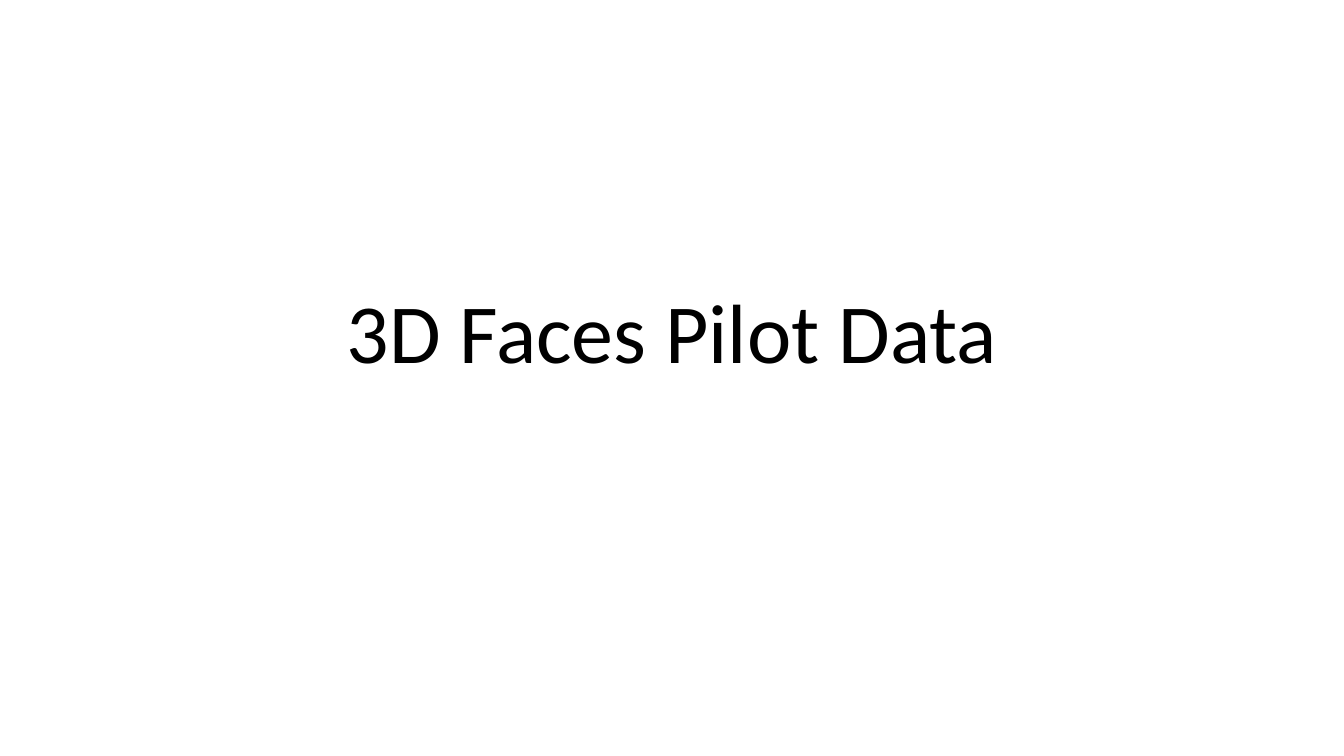
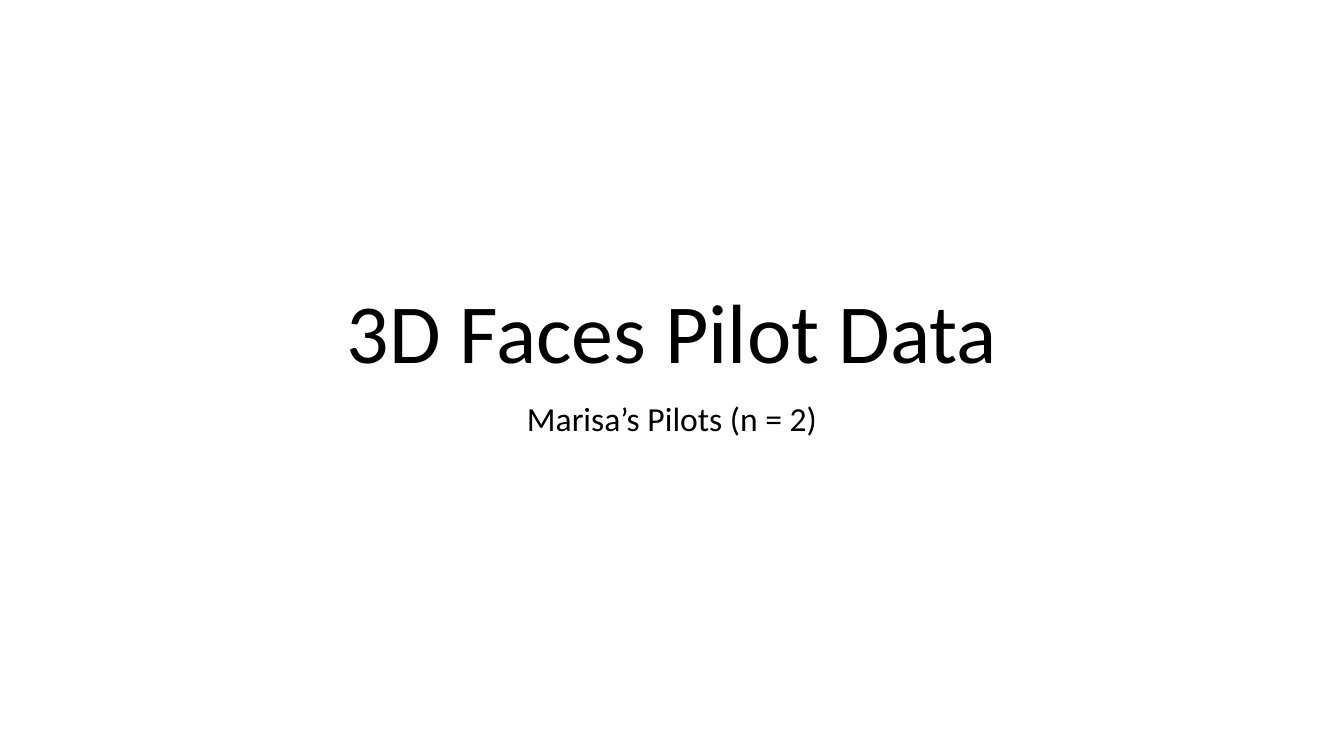
Before and after one commit to edeligia/3D_Faces_ED, a slide deck: slide 1 of 3D Faces Pilot Data.pptx. Drawn at 1344x756 pixels with LibreOffice and Linux fonts; fonts in the diff are those of the drawing. Boxes give left, top, right and bottom in pixels: in the first picture for what was removed or moved away, otherwise in the second. Text is boxed around its words. In the diff, an @@ line names an element or a change of style, - is before the commit and + after.

```diff
--- a/3D Faces Pilot Data.pptx
+++ b/3D Faces Pilot Data.pptx
@@ subtitle added at (527,406,817,436), 24 pt, text #000000 @@
+Marisa’s Pilots (n = 2)
```
Also in this commit, not shown: 7 slides added, 1 slide removed, 8 other files.
